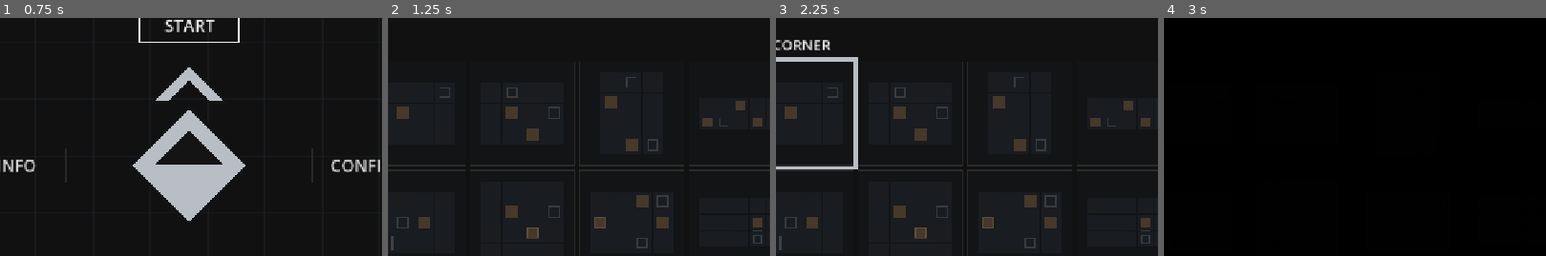
Above: before the commit, frames 1-4 (left to right).
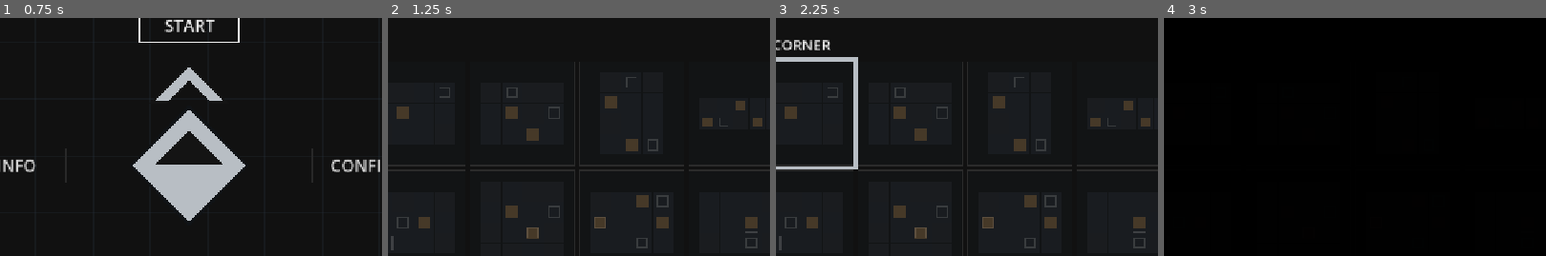
Above: after the commit, the same moments.

Repository: Periodev/DIR_03
Game: Godot game, scene res://scenes/title_screen.tscn
Two runs of this game, one before a commit and one after it. Both use one fixed random seed, a clock stepped at 60 frames per second and the inputs below. Sound files missing from this copy of the repository are replaced by a short silence.
Inputs (mouse positions are % of the whole screen's width and height, from its top left):
- Up to frame 1 (0.75 s): tap Enter at 0.5 s; move the mouse to (72, 45) at 0.52 s; hold Right (move_right) from 0.53 s (still down); hold X (install_vector) from 0.53 s (still down); click (72, 45) at 0.67 s
- Up to frame 2 (1.25 s): keep holding Right (move_right); keep holding X (install_vector)
- Up to frame 3 (2.25 s): move the mouse to (30, 55) at 1.27 s; release Right (move_right) at 1.28 s; release X (install_vector) at 1.28 s; hold Down (move_down) 1.28-2.03 s; tap Space (trigger_vector) at 1.35 s; tap F5 (reset_level) at 2 s; move the mouse to (60, 28) at 2.02 s; hold Right (move_right) from 2.03 s (still down); hold Z (undo_command) from 2.03 s (still down)
- Up to frame 4 (3 s): tap F5 (reset_level) at 2.75 s; move the mouse to (45, 70) at 2.77 s; release Right (move_right) at 2.78 s; release Z (undo_command) at 2.78 s; hold Up (move_up) from 2.78 s (still down); tap Enter at 2.85 s; click (45, 70) at 2.92 s
The pictures show only the part of the screen within x 25-75%, y 19-69%; the shares and areas given below are measured in that part.

Frame 1 is identical in both runs. In frame 2, 0.3% of the frame differs, in the area x 93-98%, y 83-97%; in frame 3, 0.3%; in frame 4, less than 0.1%.

Commit message:
Close the walk-past bypass on 1-10 Invert and trim the dead column
The level's optimal 16-step solve relies on a specific trick: install a
leftover direction onto the block as a placeholder, push it a second time
to mint the direction actually needed while the placeholder still sits
installed, then trigger the placeholder away without disturbing the
freshly captured queue value -- two vectors alive at once, which is the
whole point of "Invert".

Open floor at the map's far-left column let a player instead walk past
the block after installing its first direction, to a spot where a later
remote trigger would land the block right next to them, setting up a
completely ordinary second push. A verified 18-step solve
(LLXULLDLTRRRXURDDT) never has the placeholder and the fresh capture
alive at the same time -- two sequential, independent install/trigger
cycles instead of one overlapping pair, needing no version of the
level's namesake trick.

Walling that column off removes the walk-past spot; since it was the
only thing giving the player somewhere to go, the wall and the column
around it are equivalent to just not having the column, so it's trimmed
entirely (5x3 -> 4x3) rather than left in as a single new wall tile.
Exhaustive re-verification against the shipped level file: the intended
16-step solve replays unchanged, the bypass fails, and full BFS confirms
it's still the unique optimum. State-space stats (457/423/70) match the
wall-only fix exactly, since the trimmed cells were unreachable dead
space that never contributed a state either way.

Co-Authored-By: Claude Opus 5 <noreply@anthropic.com>

Diff:
--- a/scripts/level_catalog.gd
+++ b/scripts/level_catalog.gd
@@ -90,7 +90,7 @@
 		"cell": Vector2i(2, 2),
 		"route": "main",
 		"requires": ["1-9"],
-		"source": "!cell-edge-v1\n\n[cells]\n#...#\n...A@\n##.*#\n\n[horizontal_edges]\n.....\n...-.\n\n[vertical_edges]\n....\n....\n....",
+		"source": "!cell-edge-v1\n\n[cells]\n...#\n..A@\n#.*#\n\n[horizontal_edges]\n....\n..-.\n\n[vertical_edges]\n...\n...\n...",
 	},
 	{
 		"id": "1-11",
Not shown, changed: levels/area_01.txt
Not shown, changed: levels/area_01_bfs_results.md
